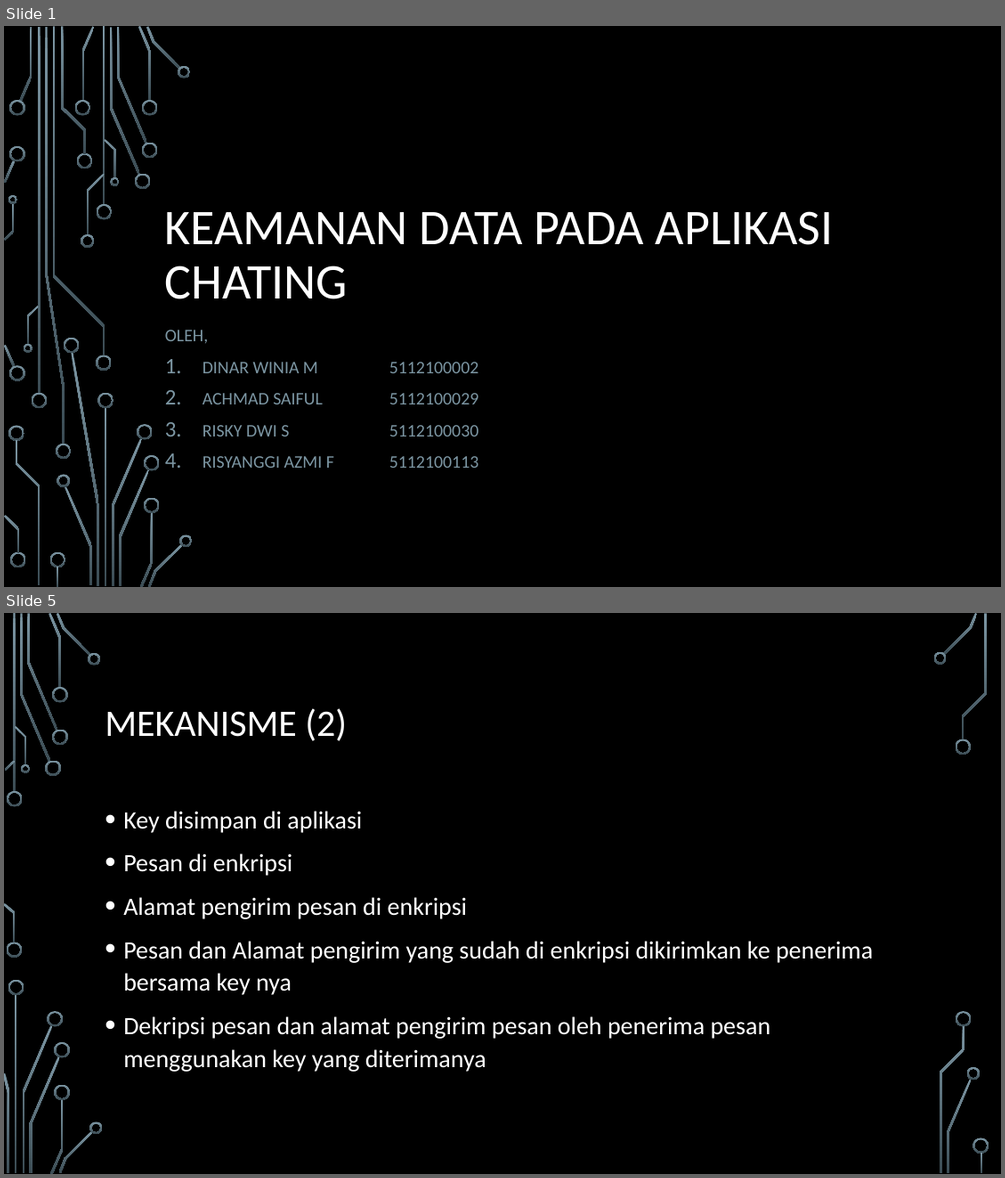
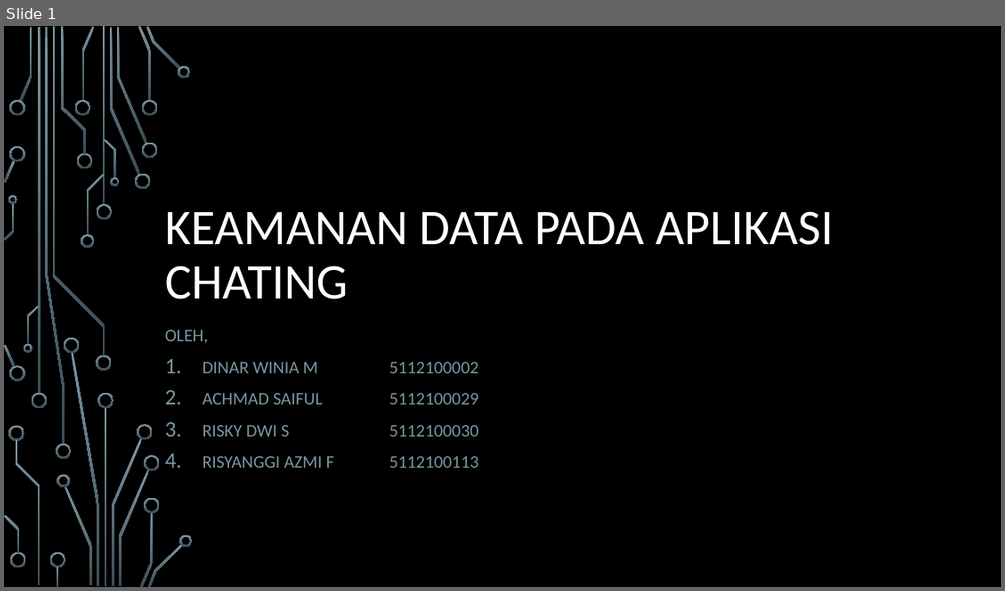
Before and after one commit to dinarwm/private-chat, a slide deck: Keamanan data Pada Aplikasi chatting.pptx. Shown one above the other, each under a label of ours: slides 1 and 5 before the commit, slide 1 after it; the slides between them are not shown. The pictures are 1005x1178 and 1005x591 pixels, drawn with LibreOffice and Linux fonts; fonts in the diff are those of the drawing; background and template pictures are left out. Boxes give left, top, right and bottom in pixels: in the first picture for what was removed or moved away, otherwise in the second. Text is boxed around its words. In the diff, an @@ line names an element or a change of style, - is before the commit and + after.

```diff
--- a/Keamanan data Pada Aplikasi chatting.pptx
+++ b/Keamanan data Pada Aplikasi chatting.pptx
@@ slide 5 removed at (4, 613, 1001, 1174), background picture (left out) @@
@@ title removed at (105, 708, 347, 741) @@
-MEKANISME (2)
@@ text removed at (123, 811, 873, 1071) @@
-• Key disimpan di aplikasi
-• Pesan di enkripsi
-• Alamat pengirim pesan di enkripsi
-• Pesan dan Alamat pengirim yang sudah di enkripsi dikirimkan ke penerima bersama key nya
-• Dekripsi pesan dan alamat pengirim pesan oleh penerima pesan menggunakan key yang diterimanya
@@ group removed at (4, 613, 989, 1174): 33 freeform shapes, 3 rectangles @@
```
Also in this commit, not shown: 3 slides changed, 4 slides added, 1 other slide removed.
